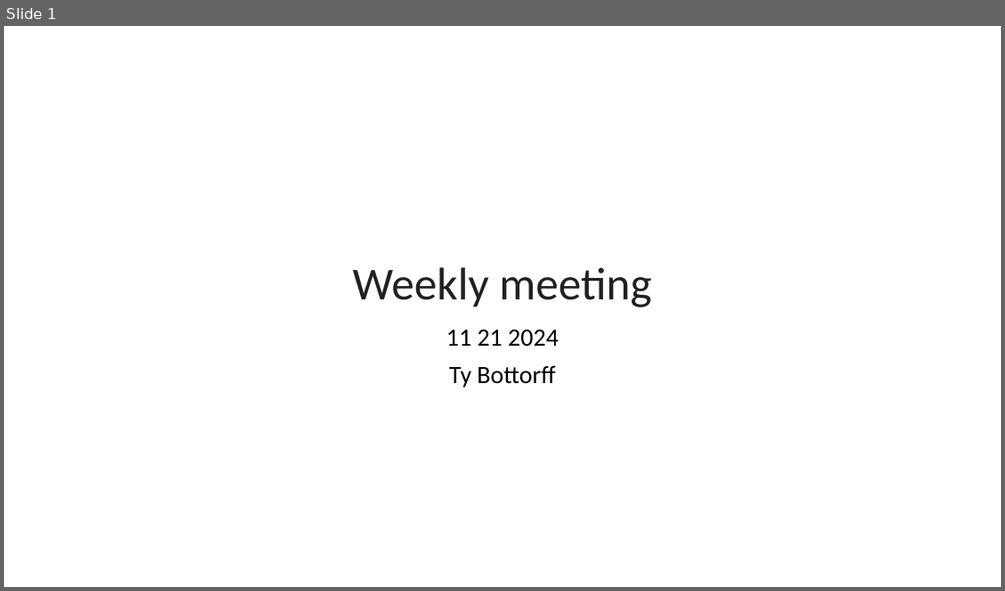
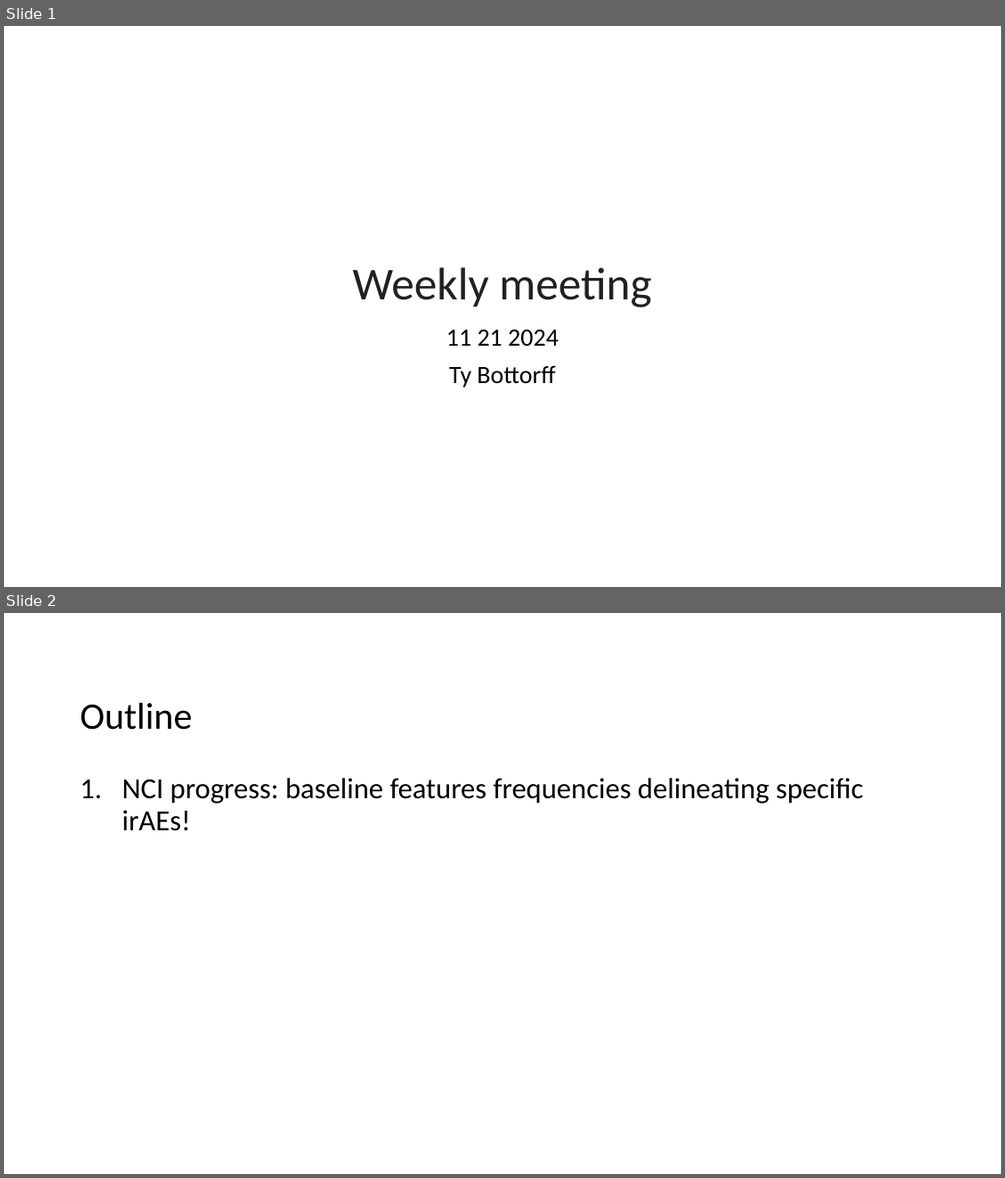
Before and after one commit to tybottorff/bottorffdocs, a slide deck: presentations/weekly_meetings/2024_11_21.pptx. Shown one above the other, each under a label of ours: slide 1 before the commit, slides 1 and 2 after it. The pictures are 1005x591 and 1005x1178 pixels, drawn with LibreOffice and Linux fonts; fonts in the diff are those of the drawing. Boxes give left, top, right and bottom in pixels: in the first picture for what was removed or moved away, otherwise in the second. Text is boxed around its words. In the diff, an @@ line names an element or a change of style, - is before the commit and + after.

Commit message:
Add NCI baseline progress

```diff
--- a/presentations/weekly_meetings/2024_11_21.pptx
+++ b/presentations/weekly_meetings/2024_11_21.pptx
@@ slide 2 added at <box>4,613,1001,1174</box>, background #FFFFFF @@
@@ title added at <box>80,703,192,730</box>, 36 pt, text #000000 @@
+Outline
@@ text added at <box>122,778,863,831</box>, 28 pt, text #000000 @@
+1. NCI progress: baseline features frequencies delineating specific irAEs!
```
Also in this commit, not shown: 4 slides changed, 2 other slides added, 1 slide removed.
